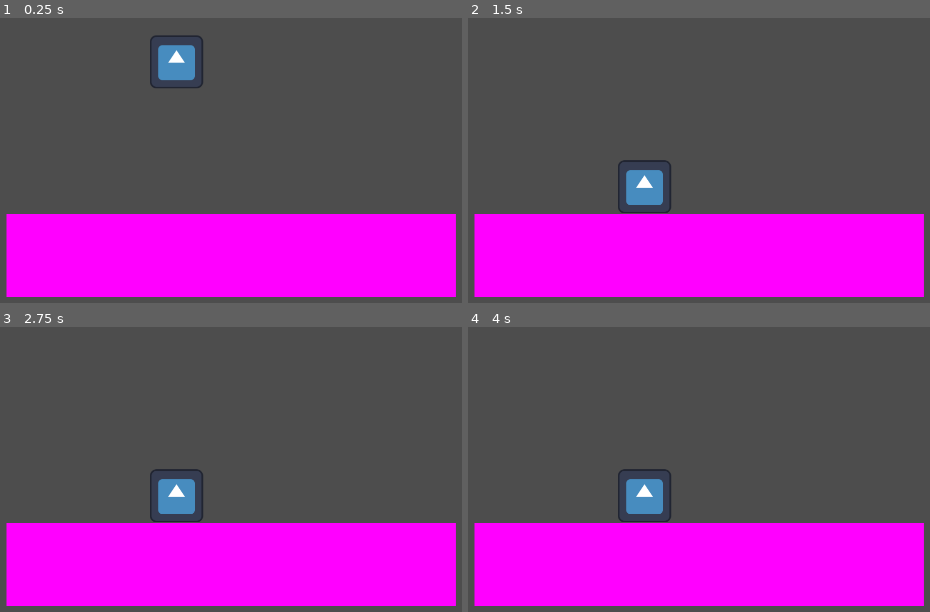
Above: before the commit, frames 1-4 (two rows, left to right).
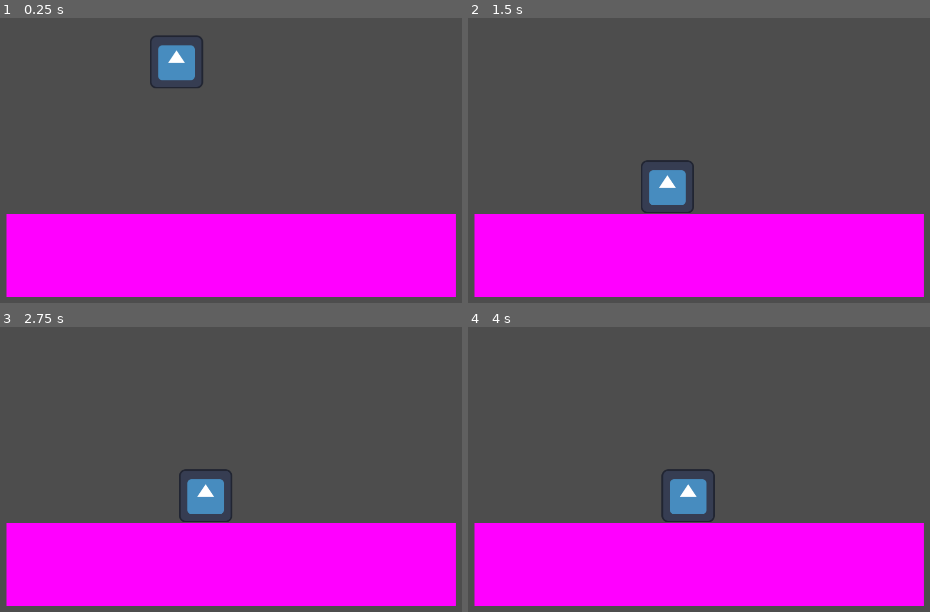
Above: after the commit, the same moments.

Repository: adudewithapc/piktiv-autumn-game-jam-2024
Game: Godot game, scene res://Scenes/Personal/Axel.tscn
Two runs of this game, one before a commit and one after it. Both use one fixed random seed, a clock stepped at 60 frames per second and the inputs below. The engine's default icon, where the game draws it, is replaced by a stand-in: a white triangle on a blue panel in a dark square.
Inputs:
- Up to frame 1 (0.25 s): no input
- Up to frame 2 (1.5 s): hold Right (first_move_right) 0.53-1.28 s; hold Left (first_move_left) from 1.28 s (still down)
- Up to frame 3 (2.75 s): release Left (first_move_left) at 2.03 s; hold Right (first_move_right) from 2.03 s (still down)
- Up to frame 4 (4 s): release Right (first_move_right) at 3.53 s; hold Left (first_move_left) from 3.53 s (still down)

The runs differ from the first frame. In frame 1, less than 0.1% of the frame differs, in the area x 36-40%, y 15-16%; in frame 2, 1.5%; in frame 3, 1.9%; in frame 4, 2.4%, in the area x 32-54%, y 49-69%.

Commit message:
Horizontal player movement

Diff:
--- a/Scenes/Player.tscn
+++ b/Scenes/Player.tscn
@@ -9,10 +9,11 @@
 [node name="Player" type="RigidBody2D"]
 can_sleep = false
 freeze_mode = 1
-script = ExtResource("1_17dx8")
 
 [node name="CollisionShape2D" type="CollisionShape2D" parent="."]
 shape = SubResource("RectangleShape2D_sohp8")
 
 [node name="Sprite" type="Sprite2D" parent="."]
 texture = ExtResource("1_5nmld")
+script = ExtResource("1_17dx8")
+speed = 100.0
--- a/Scripts/Player.gd
+++ b/Scripts/Player.gd
@@ -1,6 +1,6 @@
-extends RigidBody2D
+extends Sprite2D
 
-@export var speed : float
+@export var speed : float = 1
 
 func _process(delta: float) -> void:
 	update_velocity(delta)
